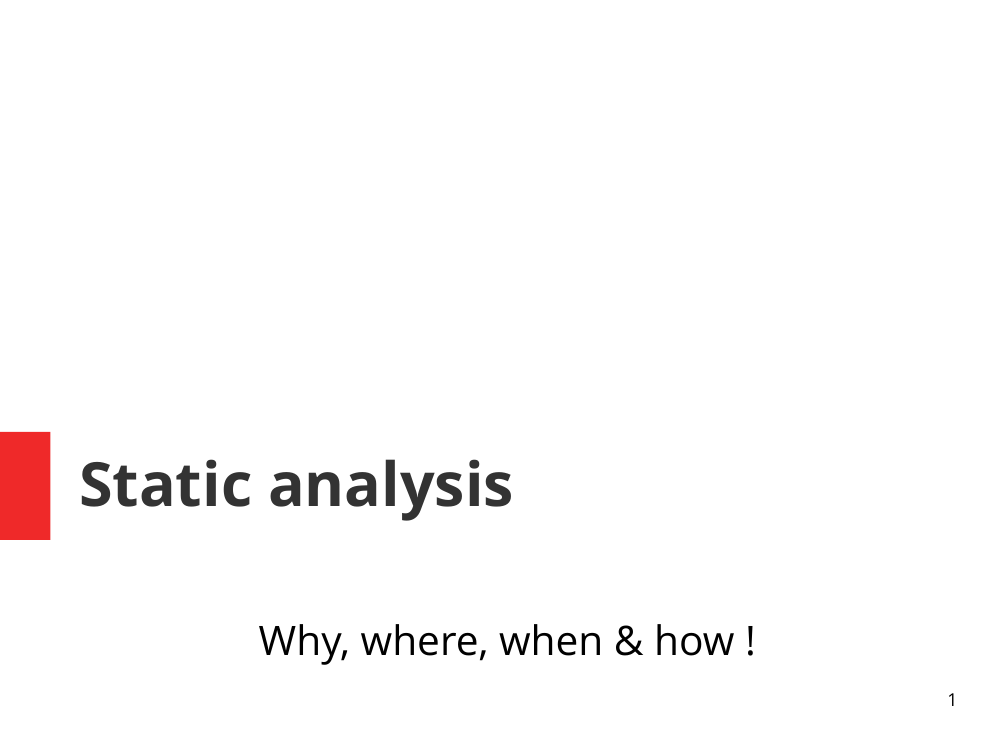
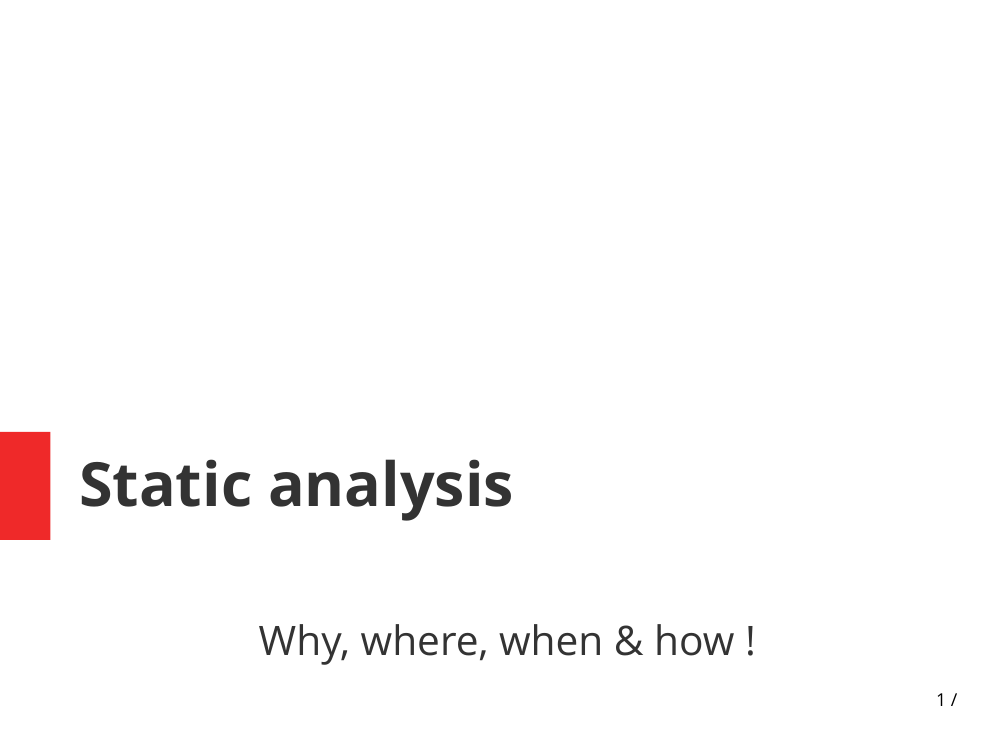
Before and after one commit to PandaChauve/StaticAnalysisTests, a slide deck: slide 1 of Untitled 1.odp. Drawn at 1008x756 pixels with LibreOffice and Linux fonts; fonts in the diff are those of the drawing. Boxes give left, top, right and bottom in pixels: in the first picture for what was removed or moved away, otherwise in the second. Text is boxed around its words. In the diff, an @@ line names an element or a change of style, - is before the commit and + after.

```diff
--- a/Untitled 1.odp
+++ b/Untitled 1.odp
@@ subtitle "Why, where, when & how ..." at [259,624,734,665]: text colour #000000 to #333333; more space between paragraphs @@
@@ page number at [936,693,946,706]: text changed @@
-1
+1 /
```
Also in this commit, not shown: 37 other slides changed.
